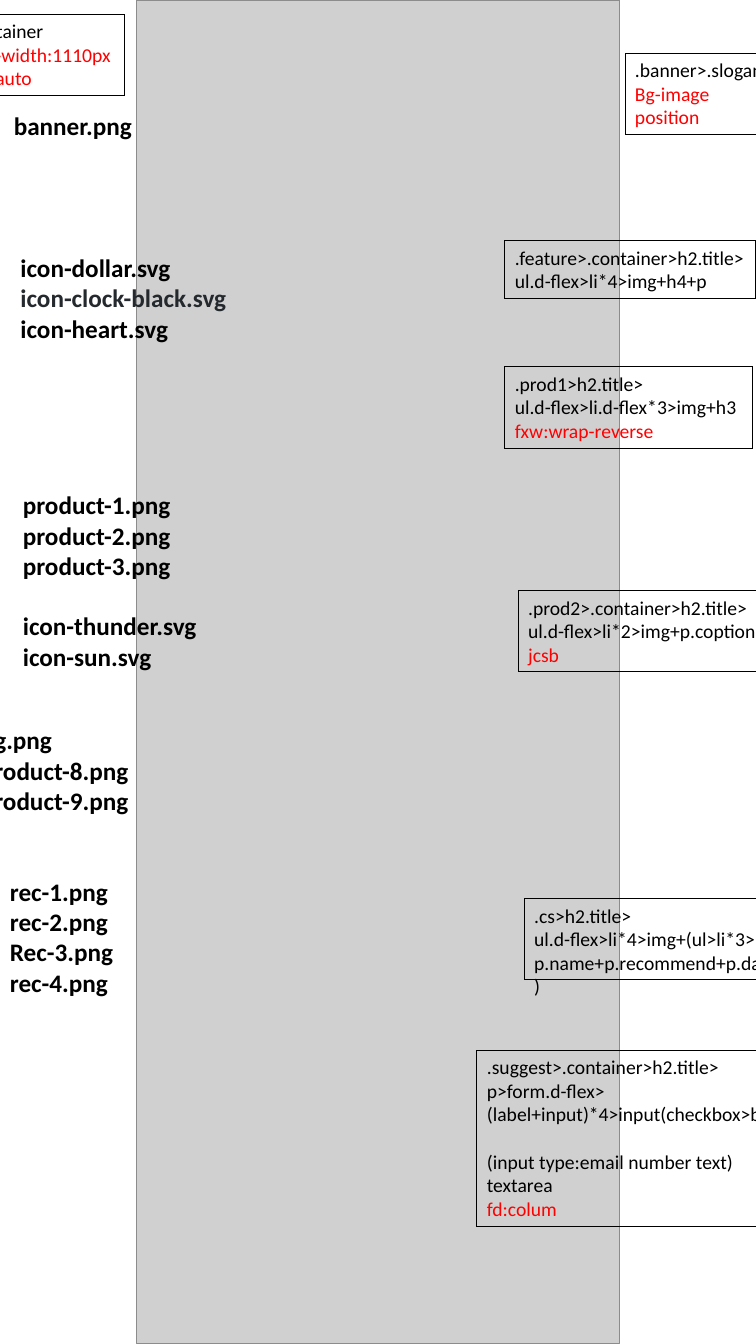
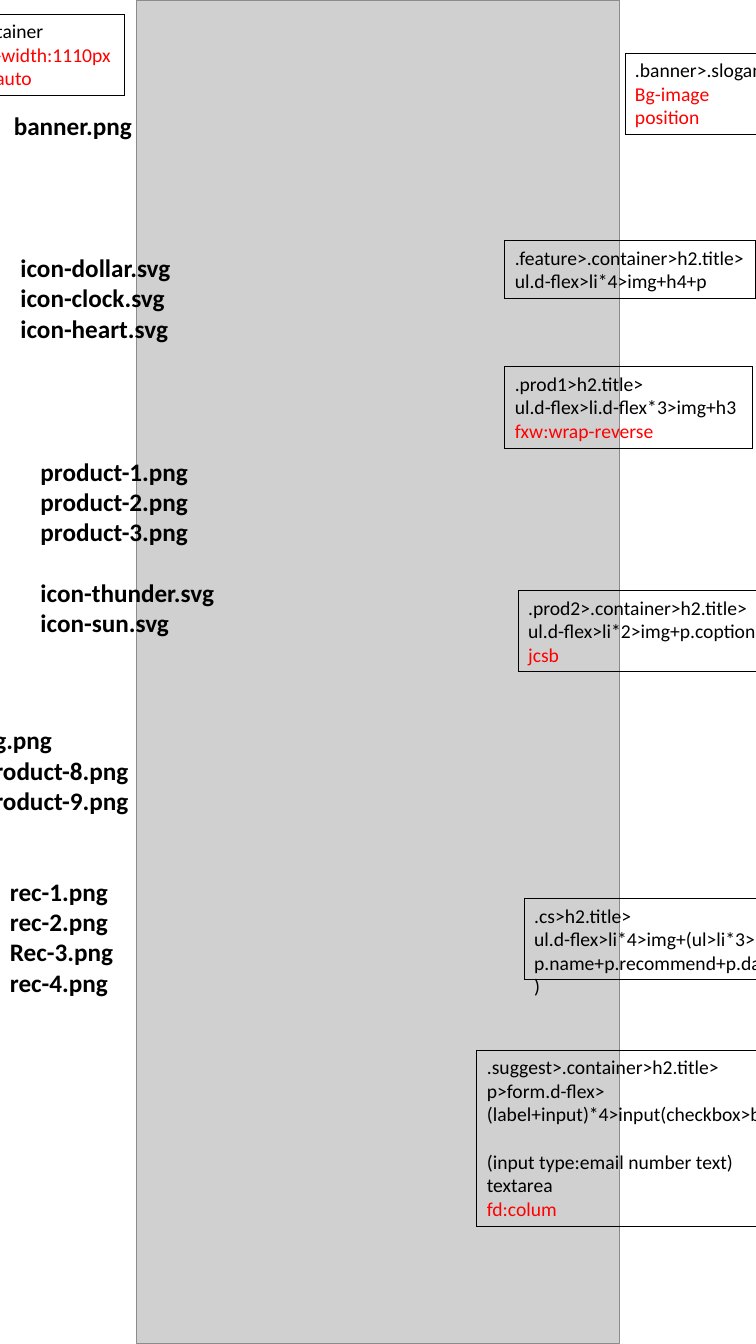
Before and after one commit to gill74123/week3, a slide deck: slide 2 of 初步版面規劃.pptx. Drawn at 756x1344 pixels with LibreOffice and Linux fonts; fonts in the diff are those of the drawing; grey boxes stand for pictures. Boxes give left, top, right and bottom in pixels: in the first picture for what was removed or moved away, otherwise in the second. Text is boxed around its words. In the diff, an @@ line names an element or a change of style, - is before the commit and + after.

```diff
--- a/初步版面規劃.pptx
+++ b/初步版面規劃.pptx
@@ text at bbox=[20, 287, 164, 314]: text changed; text colour #24292E to #000000 @@
-icon-clock-black.svg
+icon-clock.svg
@@ text "product-1.png": place and size @@
-text "product-1.png" at bbox=[23, 494, 196, 672]
+text "product-1.png" at bbox=[40, 460, 213, 638]
```
Also in this commit, not shown: 1 slide added, 9 other files.
